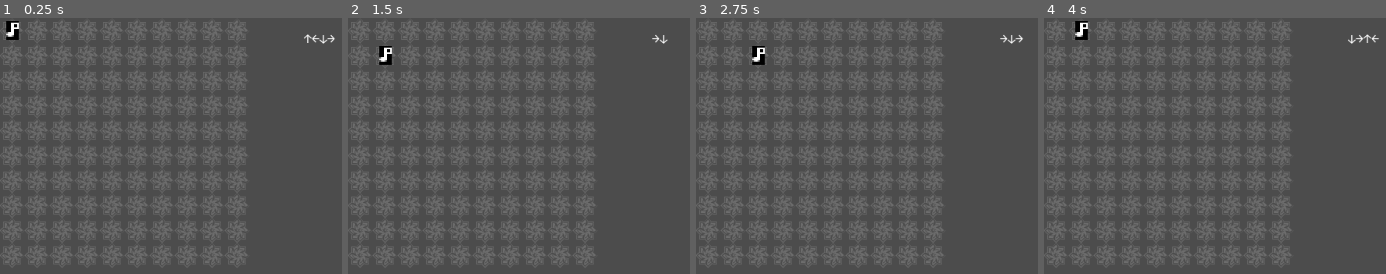
Above: before the commit, frames 1-4 (left to right).
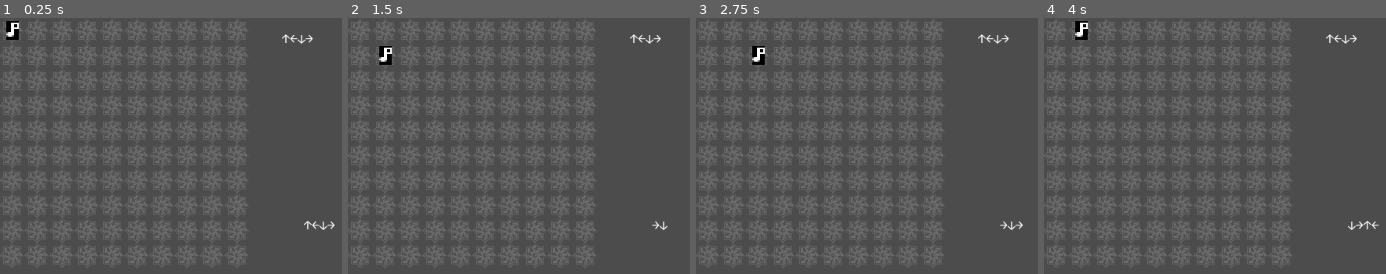
Above: after the commit, the same moments.

Repository: redxaxder/7DRL2023
Game: Godot game, scene res://testbed.tscn
The game is run twice, just before and just after one commit, with the same random seed, the same clock (stepped at 60 frames per second) and the same inputs. The project has no main scene, so this scene is started directly.
Inputs:
- Up to frame 1 (0.25 s): no input
- Up to frame 2 (1.5 s): tap Enter at 0.5 s; hold D (right) 0.53-1.28 s; tap Space at 1.25 s; hold S (down) from 1.28 s (still down)
- Up to frame 3 (2.75 s): tap Enter at 2 s; release S (down) at 2.03 s; hold D (right) from 2.03 s (still down)
- Up to frame 4 (4 s): tap Space at 2.75 s; release D (right) at 2.78 s; hold W (up) 2.78-3.53 s; tap Enter at 3.5 s; hold A (left) from 3.53 s (still down)

The runs differ from the first frame. In frame 1, 0.4% of the frame differs, in the area x 82-98%, y 6-83%; in frame 2, 0.2%; in frame 3, 0.3%; in frame 4, 0.4%.

Commit message:
display step history and add D8

Diff:
--- /dev/null
+++ b/core/dihedral.gd
@@ -0,0 +1,25 @@
+class_name D8
+
+enum G{ E, P, P2, P3, R, RP, RP2, RP3 }
+
+const names = ["e", "p", "p2", "p3", "r", "rp", "rp2", "rp3"]
+
+static func name(g: int) -> String:
+	if g < 0 || g > 8:
+		return ""
+	else:
+		return names[g]
+
+static func act_dir(g: int, dir: int) -> int:
+	var rot = g && 3
+	var flip = g && 4
+	var result = Dir.rot(dir, rot)
+	if flip > 0:
+		result = Dir.invert(result)
+	return result
+
+static func act_steps(g: int, steps) -> PoolIntArray:
+	var result = PoolIntArray()
+	for dir in steps:
+		result.append(act_dir(g, dir))
+	return result
--- a/project.godot
+++ b/project.godot
@@ -13,6 +13,11 @@
 "class": "Core",
 "language": "GDScript",
 "path": "res://core/lib.gd"
+}, {
+"base": "Reference",
+"class": "D8",
+"language": "GDScript",
+"path": "res://core/dihedral.gd"
 }, {
 "base": "Resource",
 "class": "Dancer",
@@ -36,6 +41,7 @@
 } ]
 _global_script_class_icons={
 "Core": "",
+"D8": "",
 "Dancer": "",
 "Dir": "",
 "GameState": "",
--- a/step_history.gd
+++ b/step_history.gd
@@ -1,8 +1,7 @@
+tool
 extends Control
 
 export (Array, int) var steps: Array setget set_steps
-
-onready var label = $Label
 
 func _ready():
 	_refresh()
@@ -12,5 +11,9 @@
 	_refresh()
 
 func _refresh():
-	if label:
-		label.text = Core.steps_to_string(steps)
+	var n = steps.size()
+	var children = self.get_children()
+	for i in range(children.size()):
+		children[i].visible = i < n
+		if children[i].visible:
+			children[i].text = Dir.arrow(steps[i])
--- a/testbed.tscn
+++ b/testbed.tscn
@@ -1,10 +1,9 @@
-[gd_scene load_steps=6 format=2]
+[gd_scene load_steps=5 format=2]
 
 [ext_resource path="res://ui/floor_tile.tres" type="Theme" id=1]
-[ext_resource path="res://step_history.gd" type="Script" id=2]
+[ext_resource path="res://ui/dirstring.tscn" type="PackedScene" id=2]
 [ext_resource path="res://testbed.gd" type="Script" id=3]
 [ext_resource path="res://ui/dance_floor_background.gd" type="Script" id=4]
-[ext_resource path="res://ui/arrow_style.tres" type="Theme" id=5]
 
 [node name="Node2D" type="Node2D"]
 script = ExtResource( 3 )
@@ -32,16 +31,18 @@
 margin_right = 16.0
 margin_bottom = 16.0
 
-[node name="step_history" type="Control" parent="."]
-margin_left = 389.0
-margin_top = 17.0
-margin_right = 429.0
-margin_bottom = 57.0
-theme = ExtResource( 5 )
-script = ExtResource( 2 )
-steps = [ 0, 1, 2, 3 ]
+[node name="step_history" parent="." instance=ExtResource( 2 )]
+margin_top = 246.0
+margin_bottom = 286.0
 
-[node name="Label" type="Label" parent="step_history"]
+[node name="current_dances" type="HBoxContainer" parent="."]
+margin_left = 361.0
+margin_top = 7.0
+margin_right = 401.0
+margin_bottom = 47.0
+
+[node name="dirstring" parent="current_dances" instance=ExtResource( 2 )]
+margin_left = 0.0
+margin_top = 0.0
 margin_right = 40.0
-margin_bottom = 14.0
-text = "asdf"
+margin_bottom = 40.0
--- /dev/null
+++ b/ui/dirstring.tscn
@@ -0,0 +1,41 @@
+[gd_scene load_steps=3 format=2]
+
+[ext_resource path="res://step_history.gd" type="Script" id=1]
+[ext_resource path="res://ui/arrow_style.tres" type="Theme" id=2]
+
+[node name="dirstring" type="HBoxContainer"]
+margin_left = 389.0
+margin_top = 17.0
+margin_right = 429.0
+margin_bottom = 57.0
+theme = ExtResource( 2 )
+custom_constants/separation = 0
+script = ExtResource( 1 )
+steps = [ 0, 1, 2, 3 ]
+
+[node name="Label1" type="Label" parent="."]
+margin_top = 10.0
+margin_right = 10.0
+margin_bottom = 30.0
+text = "↑"
+
+[node name="Label2" type="Label" parent="."]
+margin_left = 10.0
+margin_top = 10.0
+margin_right = 20.0
+margin_bottom = 30.0
+text = "←"
+
+[node name="Label3" type="Label" parent="."]
+margin_left = 20.0
+margin_top = 10.0
+margin_right = 30.0
+margin_bottom = 30.0
+text = "↓"
+
+[node name="Label4" type="Label" parent="."]
+margin_left = 30.0
+margin_top = 10.0
+margin_right = 40.0
+margin_bottom = 30.0
+text = "→"
--- /dev/null
+++ b/ui/highlighted_dirstring.gd
@@ -0,0 +1,45 @@
+tool
+extends HBoxContainer
+
+export (Array, int) var steps: Array = [] setget set_steps
+export var progress: int = 0 setget set_progress
+export var color1: Color = Color(1, 1, 1) setget set_color1
+export var color2: Color = Color(0.5, 0.5, 0.5) setget set_color1
+
+
+onready var part1 = $dirstring1
+onready var part2 = $dirstring2
+
+func _ready():
+	_refresh()
+
+func set_steps(x):
+	steps = x
+	_refresh()
+
+func set_progress(x):
+	progress = x
+	_refresh()
+
+func set_color1(x):
+	color1 = x
+	_refresh()
+
+func set_color2(x):
+	color2 = x
+	_refresh()
+
+func _refresh():
+	var prefix = []
+	var suffix = []
+	for i in steps.size():
+		if i < progress:
+			prefix.append(steps[i])
+		else:
+			suffix.append(steps[i])
+	if part1:
+		part1.steps = prefix
+		part1.modulate = color1
+	if part2:
+		part2.steps = suffix
+		part2.modulate = color2
--- /dev/null
+++ b/ui/highlighted_dirstring.tscn
@@ -0,0 +1,30 @@
+[gd_scene load_steps=3 format=2]
+
+[ext_resource path="res://ui/highlighted_dirstring.gd" type="Script" id=1]
+[ext_resource path="res://ui/dirstring.tscn" type="PackedScene" id=2]
+
+[node name="highlighted_dirstring" type="HBoxContainer"]
+anchor_right = 1.0
+anchor_bottom = 1.0
+margin_right = -937.0
+margin_bottom = -558.0
+custom_constants/separation = 0
+alignment = 1
+script = ExtResource( 1 )
+steps = [ 1, 1, 1, 2 ]
+progress = 2
+
+[node name="dirstring1" parent="." instance=ExtResource( 2 )]
+margin_left = 23.0
+margin_top = 0.0
+margin_right = 43.0
+margin_bottom = 42.0
+steps = [ 1, 1 ]
+
+[node name="dirstring2" parent="." instance=ExtResource( 2 )]
+modulate = Color( 0.5, 0.5, 0.5, 1 )
+margin_left = 43.0
+margin_top = 0.0
+margin_right = 63.0
+margin_bottom = 42.0
+steps = [ 1, 2 ]
